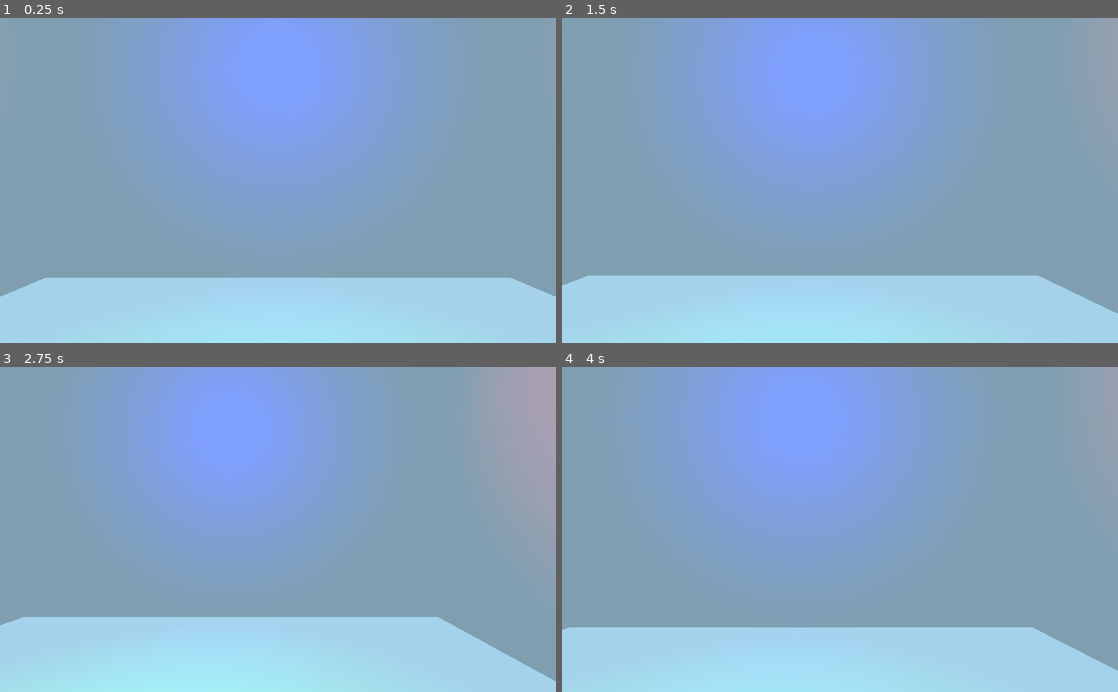
Above: before the commit, frames 1-4 (two rows, left to right).
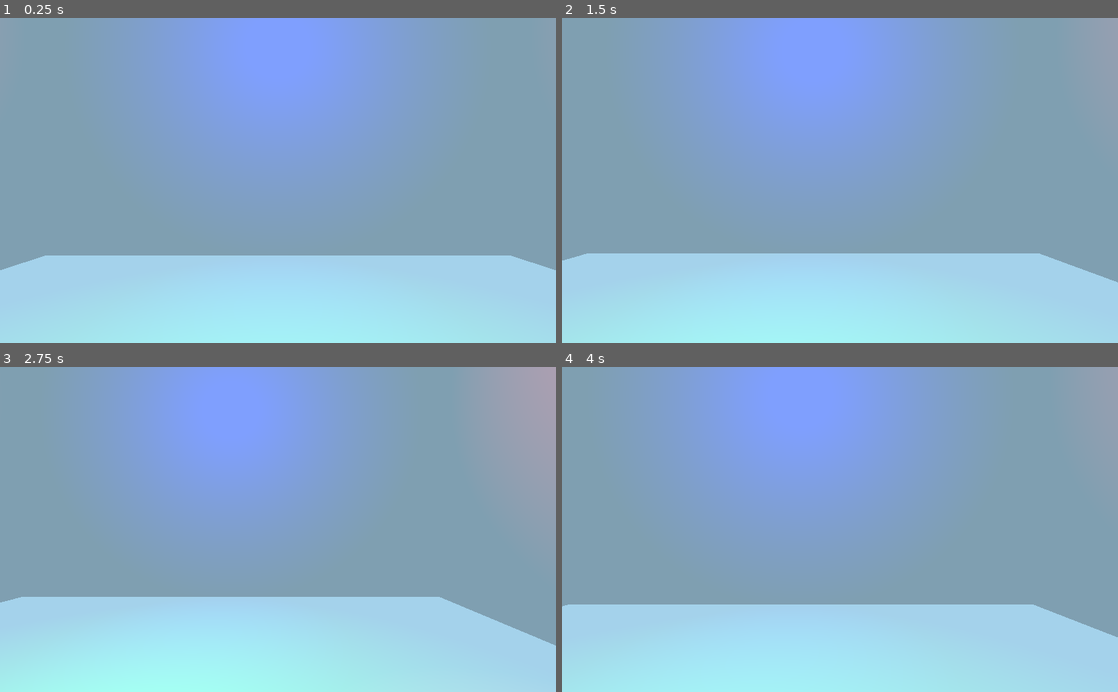
Above: after the commit, the same moments.

Repository: Krazy-J/door-in-the-wall
Game: Godot game, scene res://Main.tscn
The game is run twice, just before and just after one commit, with the same random seed, the same clock (stepped at 60 frames per second) and the same inputs.
Inputs (mouse positions are in pixels of both pictures, inside the frame that each line leads up to):
- Up to frame 1 (0.25 s): no input
- Up to frame 2 (1.5 s): tap Enter at 0.5 s; move the mouse to (962, 164) at 0.52 s; hold D (move_right) 0.53-1.28 s; move the mouse to (728, 196) at 1.27 s; hold S (move_back) from 1.28 s (still down)
- Up to frame 3 (2.75 s): tap Space at 2 s; move the mouse to (333, 458) at 2.02 s; release S (move_back) at 2.03 s; hold D (move_right) from 2.03 s (still down)
- Up to frame 4 (4 s): move the mouse to (812, 594) at 2.77 s; release D (move_right) at 2.78 s; hold W (move_forward) 2.78-3.53 s; move the mouse to (1006, 578) at 3.52 s; hold A (move_left) from 3.53 s (still down)

The runs differ from the first frame. In frame 1, 6.9% of the frame differs, in the area x 0-100%, y 73-86%; in frame 2, 7.1%; in frame 3, 6.7%; in frame 4, 7.3%, in the area x 0-100%, y 73-94%.

Commit message:
Player code indent

Diff:
--- a/Room1.tscn
+++ b/Room1.tscn
@@ -15,7 +15,7 @@
 [node name="StaticBody" type="StaticBody" parent="Room"]
 
 [node name="CollisionShape" type="CollisionShape" parent="Room/StaticBody"]
-transform = Transform( 1, 0, 0, 0, 1, 0, 0, 0, 1, 0, -10, 0 )
+transform = Transform( 1, 0, 0, 0, 1, 0, 0, 0, 1, 0, -11, 0 )
 shape = SubResource( 1 )
 
 [node name="OmniLight-Y" type="OmniLight" parent="Room"]
--- a/player-scene/player.gd
+++ b/player-scene/player.gd
@@ -4,7 +4,7 @@
 export var speed = 100.0;
 export var mouse_sensitivity = 0.002; # radians/pixel
 
-onready var camera = $Camera
+onready var camera = $Pivot/Camera
 
 func _ready():
 	pass # Replace with function body.
@@ -13,24 +13,24 @@
 #	pass
 
 func get_input():
-    var input_dir = Vector3()
-    if Input.is_action_pressed("move_forward"):
-        input_dir += -camera.global_transform.basis.z
-    if Input.is_action_pressed("move_back"):
-        input_dir += camera.global_transform.basis.z
-    if Input.is_action_pressed("move_left"):
-        input_dir += -camera.global_transform.basis.x
-    if Input.is_action_pressed("move_right"):
-        input_dir += camera.global_transform.basis.x
-    input_dir = input_dir.normalized()
-    return input_dir
+	var input_dir = Vector3()
+	if Input.is_action_pressed("move_forward"):
+		input_dir += -camera.global_transform.basis.z
+	if Input.is_action_pressed("move_back"):
+		input_dir += camera.global_transform.basis.z
+	if Input.is_action_pressed("move_left"):
+		input_dir += -camera.global_transform.basis.x
+	if Input.is_action_pressed("move_right"):
+		input_dir += camera.global_transform.basis.x
+		input_dir = input_dir.normalized()
+	return input_dir
 
 
 func _unhandled_input(event):
-    if event is InputEventMouseMotion and Input.get_mouse_mode() == Input.MOUSE_MODE_CAPTURED:
-        rotate_y(-event.relative.x * mouse_sensitivity)
-        $Camera.rotate_x(-event.relative.y * mouse_sensitivity)
-        $Camera.rotation.x = clamp($Camera.rotation.x, -1.2, 1.2)
+	if event is InputEventMouseMotion and Input.get_mouse_mode() == Input.MOUSE_MODE_CAPTURED:
+		rotate_y(-event.relative.x * mouse_sensitivity)
+		$Pivot.rotate_x(-event.relative.y * mouse_sensitivity)
+		$Pivot.rotation.x = clamp($Pivot.rotation.x, -1.2, 1.2)
 
 func _physics_process(delta):
 	linear_velocity = get_input() * delta * speed
--- a/player-scene/player.tscn
+++ b/player-scene/player.tscn
@@ -11,7 +11,9 @@
 axis_lock_angular_z = true
 script = ExtResource( 1 )
 
-[node name="Camera" type="ClippedCamera" parent="."]
+[node name="Pivot" type="Spatial" parent="."]
+
+[node name="Camera" type="ClippedCamera" parent="Pivot"]
 transform = Transform( 1, 0, 0, 0, 1, 0, 0, 0, 1, 0, 1.23294, 0 )
 
 [node name="CollisionShape" type="CollisionShape" parent="."]
